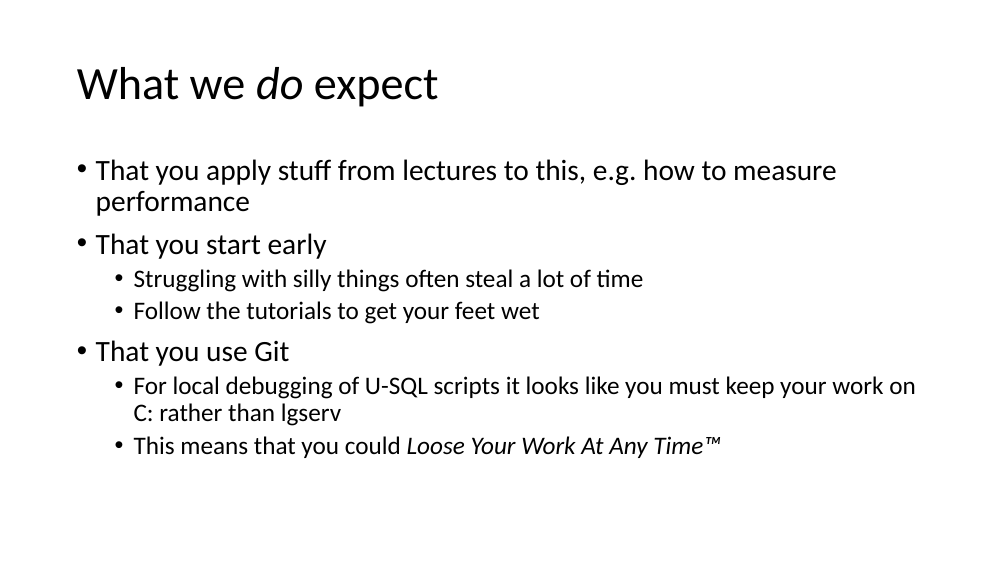
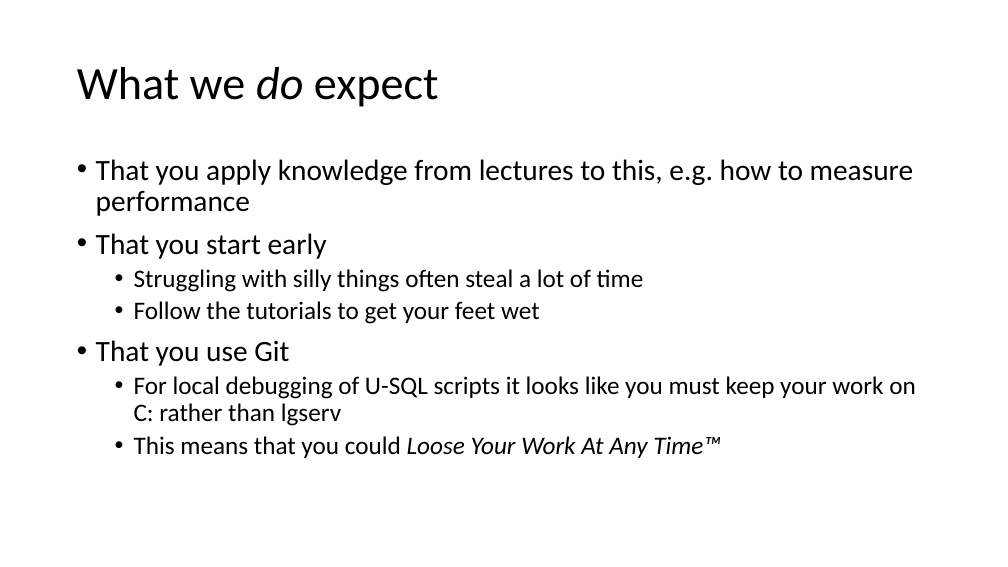
Before and after one commit to inf-2202-f17/p3, a slide deck: slide 4 of P3/P3.pptx. Drawn at 1008x567 pixels with LibreOffice and Linux fonts; fonts in the diff are those of the drawing. Boxes give left, top, right and bottom in pixels: in the first picture for what was removed or moved away, otherwise in the second. Text is boxed around its words. In the diff, an @@ line names an element or a change of style, - is before the commit and + after.

```diff
--- a/P3/P3.pptx
+++ b/P3/P3.pptx
@@ text at [96,159,914,216]: text changed @@
-• That you apply stuff from lectures to this, e.g. how to measure performance
+• That you apply knowledge from lectures to this, e.g. how to measure performance
```
Also in this commit, not shown: 1 other slide changed, 3 other files.
